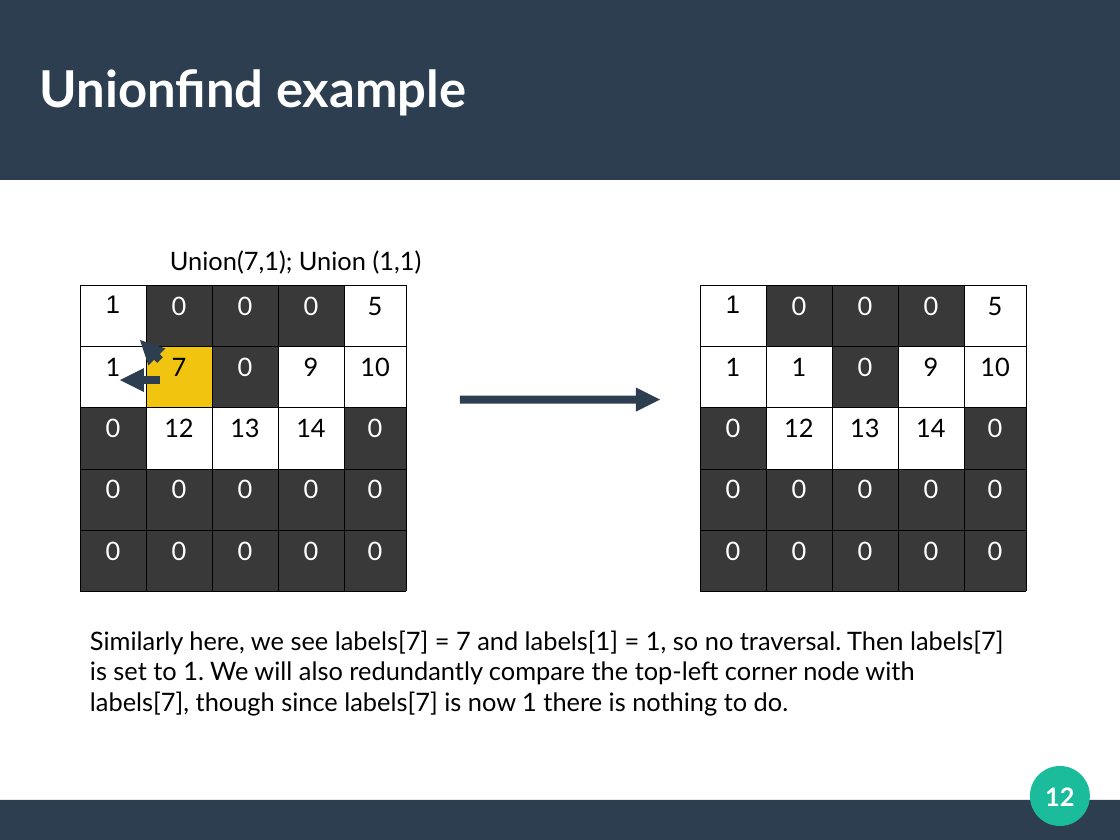
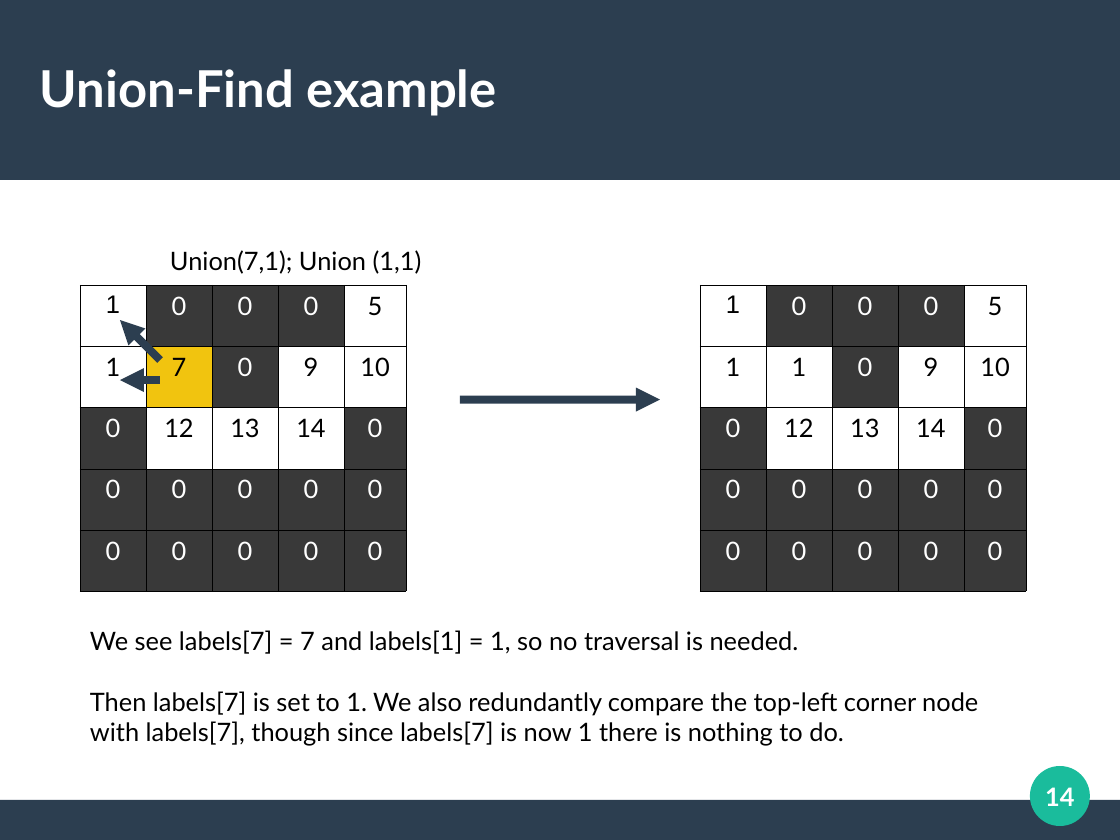
Before and after one commit to cycraig/ConnectedComponentsLabelling, a slide deck: slide 14 of presentation/Presentation.odp (slide 12 before the commit). Drawn at 1120x840 pixels with LibreOffice and Linux fonts; fonts in the diff are those of the drawing. Boxes give left, top, right and bottom in pixels: in the first picture for what was removed or moved away, otherwise in the second. Text is boxed around its words. In the diff, an @@ line names an element or a change of style, - is before the commit and + after.

```diff
--- a/presentation/Presentation.odp
+++ b/presentation/Presentation.odp
@@ title at box(40, 69, 497, 116): text changed @@
-Unionfind example
+Union-Find example
@@ arrow moved from (160, 360) - (140, 340) to (160, 360) - (120, 320) @@
@@ text at box(90, 630, 978, 746): text changed @@
-Similarly here, we see labels[7] = 7 and labels[1] = 1, so no traversal. Then labels[7] is set to 1. We will also redundantly compare the top-left corner node with labels[7], though since labels[7] is now 1 there is nothing to do.
+We see labels[7] = 7 and labels[1] = 1, so no traversal is needed.
+Then labels[7] is set to 1. We also redundantly compare the top-left corner node with labels[7], though since labels[7] is now 1 there is nothing to do.
@@ page number at box(1045, 787, 1074, 806): text changed @@
-12
+14
```
Also in this commit, not shown: 26 other slides changed, 4 slides added, 1 slide removed, 4 other files.
